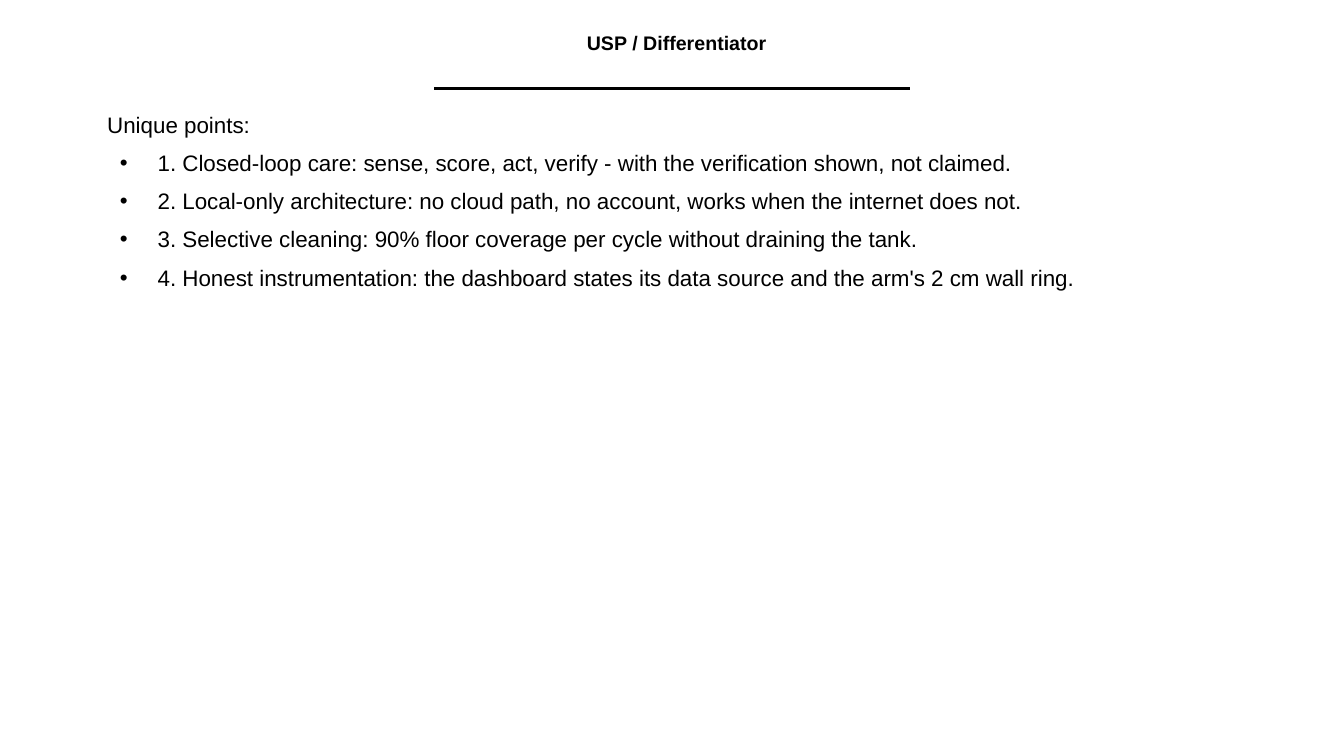
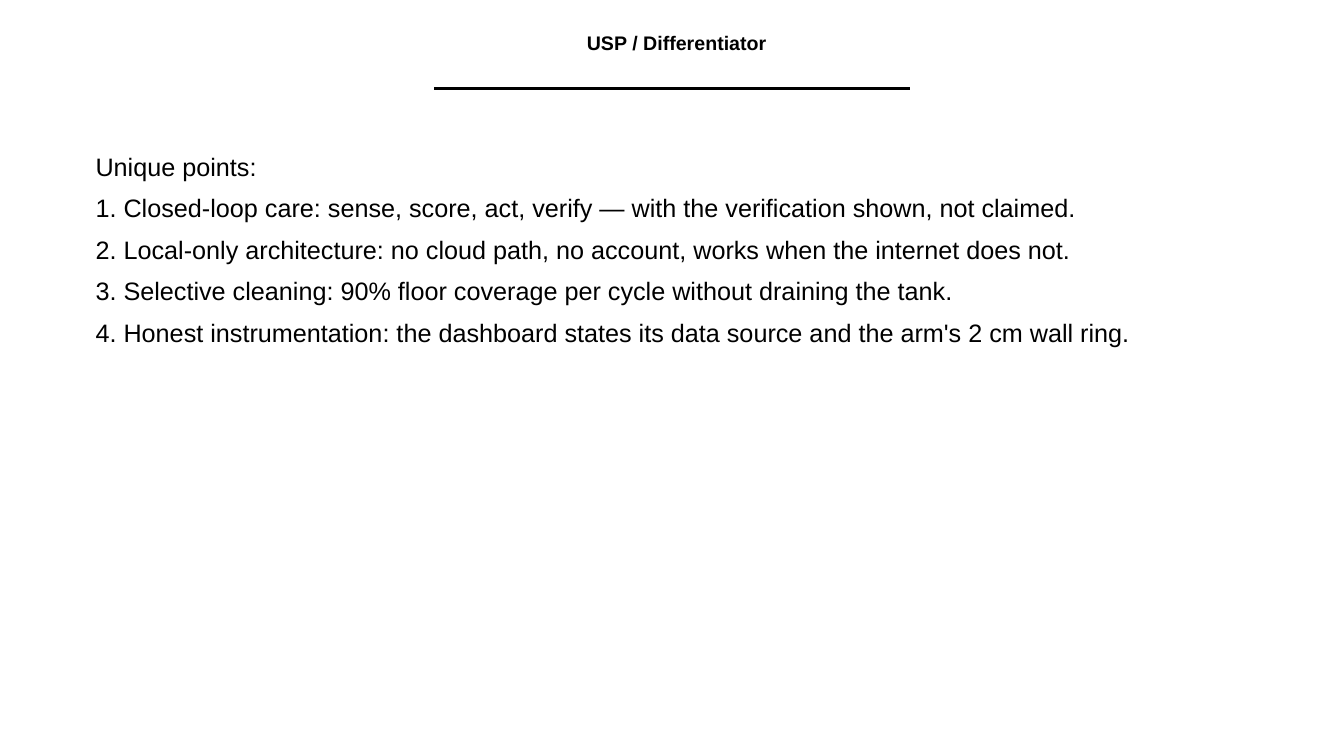
Before and after one commit to adithya-in/tankguard, a slide deck: slide 5 of docs/office/TankGuard_Presentation.pptx. Drawn at 1344x756 pixels with LibreOffice and Linux fonts; fonts in the diff are those of the drawing; background and template pictures are left out. Boxes give left, top, right and bottom in pixels: in the first picture for what was removed or moved away, otherwise in the second. Text is boxed around its words. In the diff, an @@ line names an element or a change of style, - is before the commit and + after.

```diff
--- a/docs/office/TankGuard_Presentation.pptx
+++ b/docs/office/TankGuard_Presentation.pptx
@@ text "Unique points:": place and size @@
-text "Unique points:" at (107,116,1073,291)
+text "Unique points:" at (96,157,1129,347)
@@ text at (96,157,1129,347): size 16 to 18 pt in "Unique points:", "2. Local-only architecture: no cloud path, no ...", "3. Selective cleaning: 90% floor coverage per ...", "4. Honest instrumentation: the dashboard states its ..."; line spacing 0.9 to 1; less space between paragraphs; bullet • to none @@
@@ text at (96,198,1076,223): text changed; size 16 to 18 pt @@
-• 1. Closed-loop care: sense, score, act, verify - with the verification shown, not claimed.
+1. Closed-loop care: sense, score, act, verify — with the verification shown, not claimed.
```
Also in this commit, not shown: 12 other slides changed, 3 other files.
